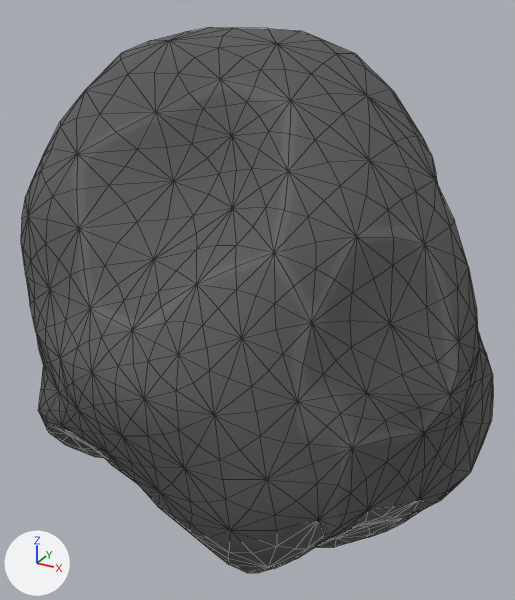
A saved change to the glTF model src/js/three.js/examples/models/gltf/DamagedHelmet/glTF/rock.gltf.
The view is the same before and after, from a 50 mm lens placed at (1.69, -2.82, 1.74), pointed at (0.02, 0.2, 0.23). Every picture has the same lights, and +X, +Y and +Z are marked at lower left. Mesh edges are drawn as thin lines. Vertices at the same position are counted once.
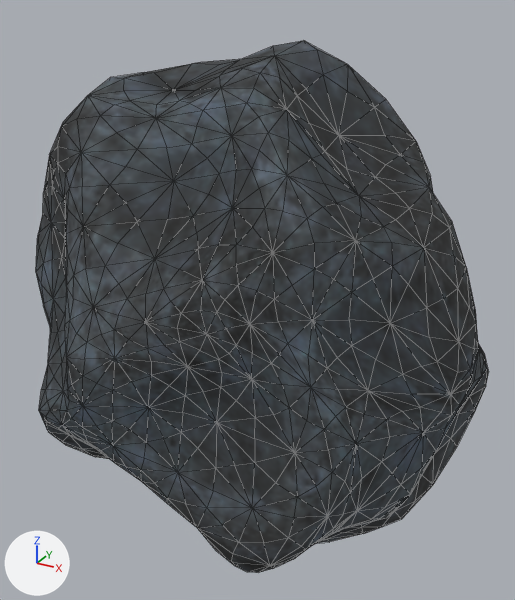
Boxes [x1, y1, x2, y2] around the edits, measured in the pictures (515 x 600 px):
'Icosphere.001', surface changed, reshaped: before [21, 27, 493, 573]; after [36, 41, 488, 573]

What changed in the scene script:
```text
Add img_rock_material_001_basecolor:
    img_rock_material_001_basecolor = load_image('rock_Material.001_BaseColor', '_unpacked/rock_Material.001_BaseColor', 512, 512, 'sRGB')
Add img_rock_material_001_normal:
    img_rock_material_001_normal = load_image('rock_Material.001_Normal', '_unpacked/rock_Material.001_Normal', 512, 512, 'Non-Color')
Add img_rock_material_001_roughness:
    img_rock_material_001_roughness = load_image('rock_Material.001_Roughness', '_unpacked/rock_Material.001_Roughness', 512, 512, 'Non-Color')
Change mat_material_001:
    remove # nodes: BsdfPrincipled, OutputMaterial, TexImage
    remove # uses the picture img_material_001_base_color
    nodes: BsdfPrincipled, Math, NormalMap, OutputMaterial, SeparateColor, TexImage x3
    uses the picture img_rock_material_001_basecolor
    uses the picture img_rock_material_001_normal
    uses the picture img_rock_material_001_roughness
Change me_icosphere_001:
    used by ob_icosphere_001; location = (0.0, 0.0, 0.0)
    remove me_icosphere_001.from_pydata(...)  # 962 vertices, 1920 faces; spans x -1.25..1.25, y -1.04..1.41, z -1.15..1.56
    add me_icosphere_001.from_pydata(...)  # 962 vertices, 1920 faces; spans x -1.25..1.21, y -0.92..1.36, z -1.13..1.49
    me_icosphere_001 part 1: 692 of 962 vertices moved; they spanned x -1.23..1.25, y -1.04..1.41, z -1.15..1.56 and now span x -1.23..1.21, y -0.92..1.36, z -1.13..1.49; mean shift (0.0, 0.02, 0.0); largest move (0.35, -1.0, 0.23) -> (0.32, -0.65, 0.22)
```
